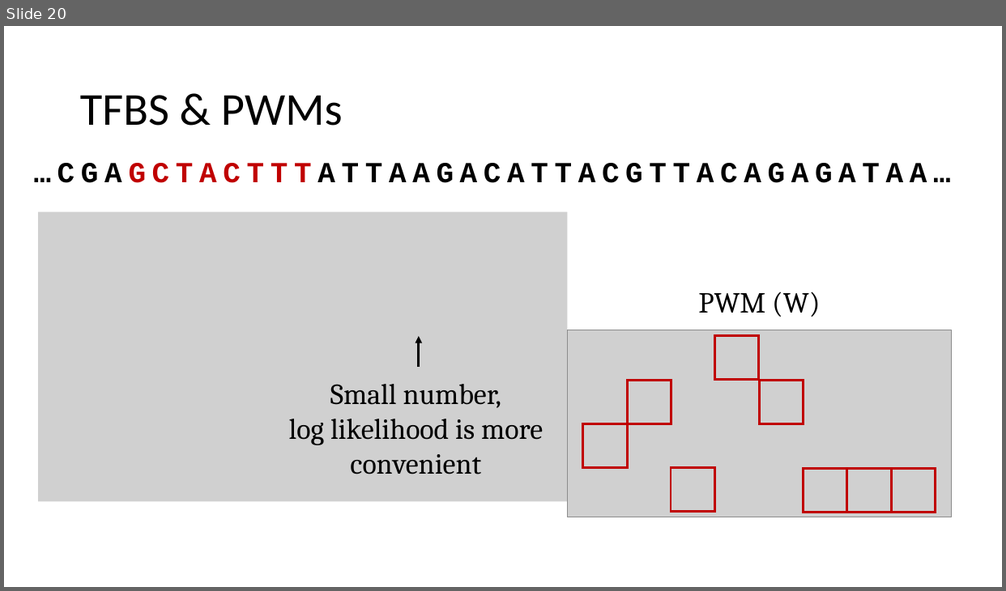
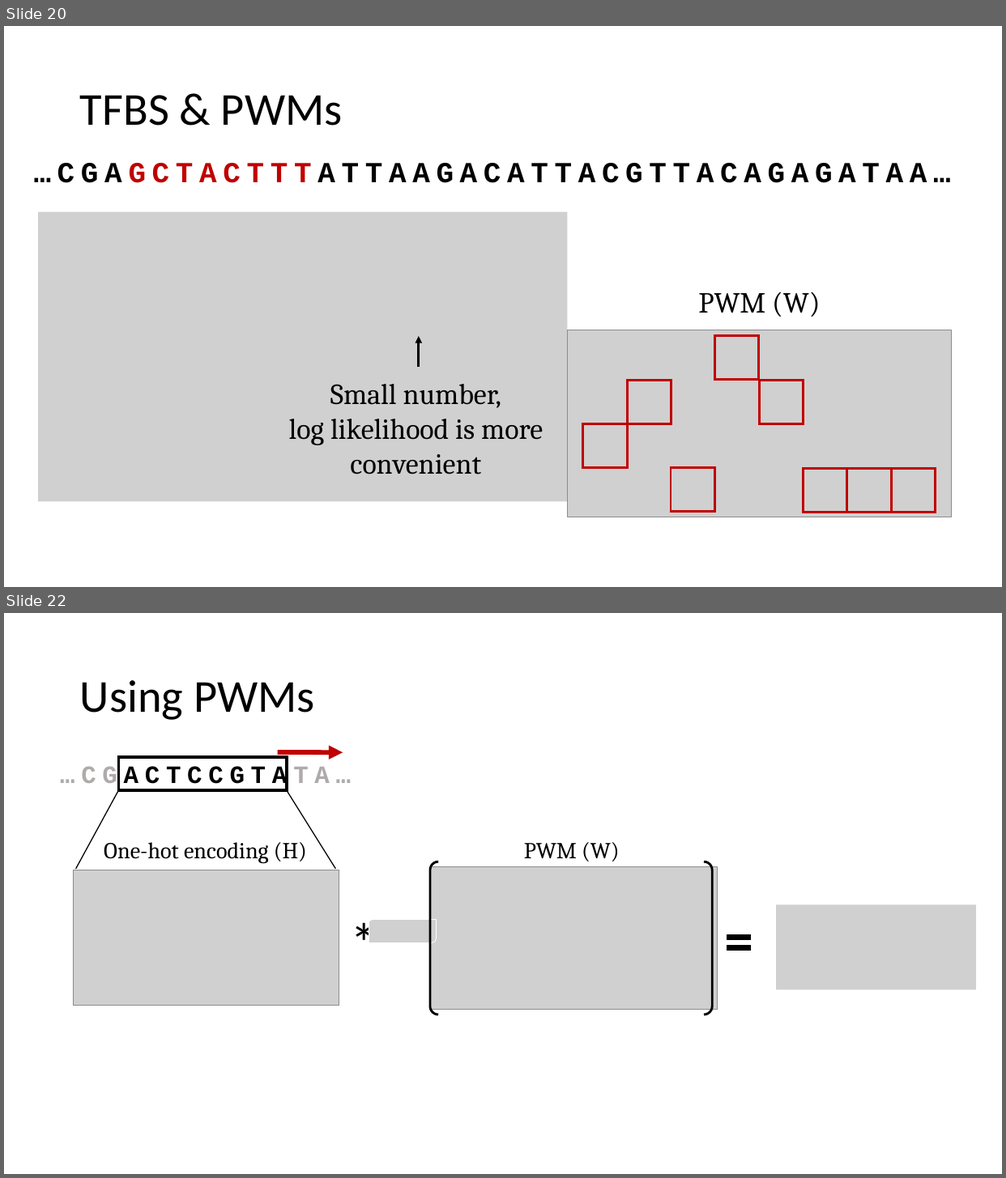
Before and after one commit to David-Taub/HOP-HMM, a slide deck: Help/ThesesPresentation.pptx. Shown one above the other, each under a label of ours: slide 20 before the commit, slides 20 and 22 after it; the slides between them are not shown. The pictures are 1006x591 and 1006x1178 pixels, drawn with LibreOffice and Linux fonts; fonts in the diff are those of the drawing; grey boxes stand for pictures. Boxes give left, top, right and bottom in pixels: in the first picture for what was removed or moved away, otherwise in the second. Text is boxed around its words. In the diff, an @@ line names an element or a change of style, - is before the commit and + after.

```diff
--- a/Help/ThesesPresentation.pptx
+++ b/Help/ThesesPresentation.pptx
@@ slide 22 added at <box>4,613,1002,1174</box>, background #FFFFFF @@
@@ title added at <box>80,680,315,720</box>, 44 pt, text #000000 @@
+Using PWMs
@@ rectangle added at <box>118,757,287,790</box>, outline #000000 3 pt @@
@@ arrow added from (277, 752) to (343, 752), #C00000 4.5 pt @@
@@ text added at <box>60,765,351,790</box>, 24 pt, text #000000, bold @@
+…CGACTCCGTATA…
@@ line added from (118, 791) to (76, 869), #000000 1 pt @@
@@ line added from (287, 791) to (335, 869), #000000 1 pt @@
@@ text added at <box>104,842,307,863</box>, 22 pt, text #000000 @@
+One-hot encoding (H)
@@ text added at <box>524,842,620,862</box>, 22 pt, text #000000 @@
+PWM (W)
@@ picture added at <box>73,870,339,1005</box> @@
@@ picture added at <box>430,867,718,1010</box> @@
@@ bracket pair added at <box>430,862,712,1014</box>, outline #000000 2.25 pt @@
@@ round diag rect added at <box>342,924,368,958</box>, fill #FFFFFF, outline #FFFFFF 1 pt, 54 pt, text #000000 @@
+*
@@ picture added at <box>368,920,436,943</box> @@
@@ picture added at <box>776,905,976,990</box> @@
@@ math equal added at <box>722,934,754,952</box>, fill #000000, outline #000000 1 pt @@
```
Also in this commit, not shown: 7 slides changed, 8 other slides added, 3 slides removed, 7 other files.
